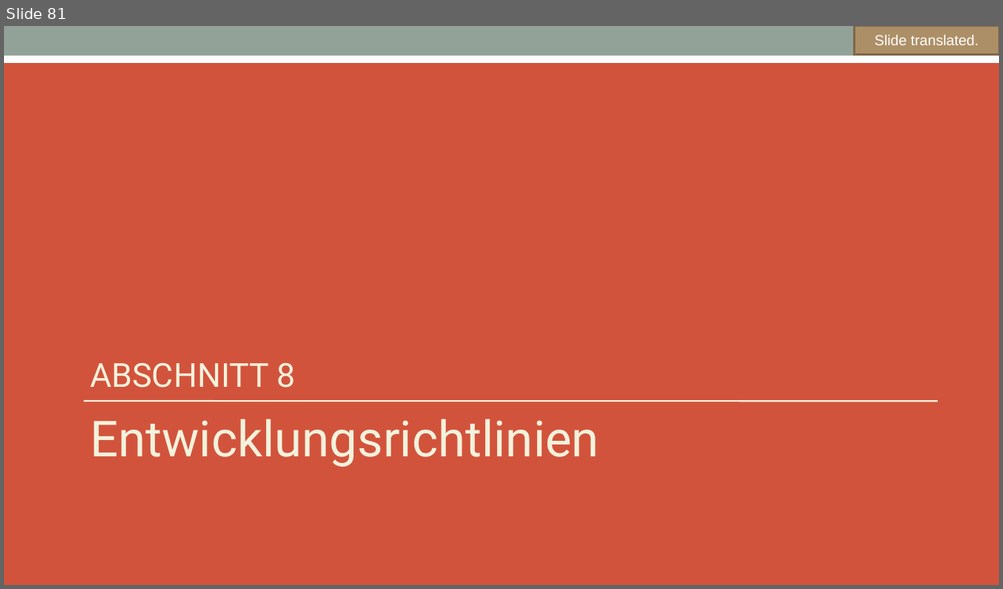
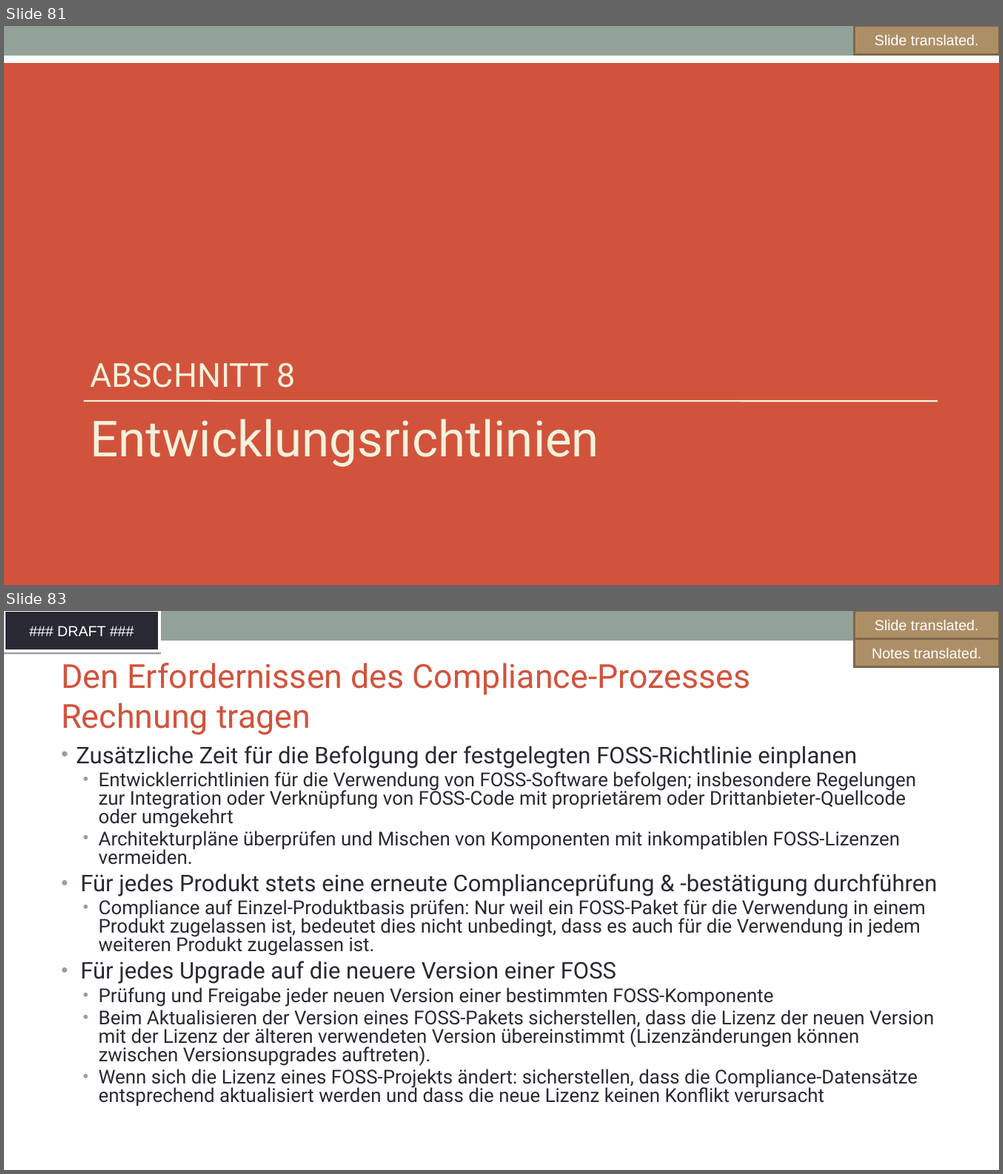
Before and after one commit to SThanheiser/curriculum, a slide deck: translation-DE/slides/DFT_openchain-curriculum-for-1-1_GER.odp. Shown one above the other, each under a label of ours: slide 81 before the commit, slides 81 and 83 after it; the slides between them are not shown. The pictures are 1003x589 and 1003x1174 pixels, drawn with LibreOffice and Linux fonts; fonts in the diff are those of the drawing; background and template pictures are left out. Boxes give left, top, right and bottom in pixels: in the first picture for what was removed or moved away, otherwise in the second. Text is boxed around its words. In the diff, an @@ line names an element or a change of style, - is before the commit and + after.

```diff
--- a/translation-DE/slides/DFT_openchain-curriculum-for-1-1_GER.odp
+++ b/translation-DE/slides/DFT_openchain-curriculum-for-1-1_GER.odp
@@ slide 83 added at (4, 611, 999, 1170), background #FFFFFF; not listed: 1 template element that a slide beside it also shows @@
@@ freeform shape added at (4, 611, 159, 651), fill #292934, outline #FFFFFF 3 pt, 14 pt, text #FFFFFF @@
+### DRAFT ###
@@ freeform shape added at (854, 611, 999, 639), fill #AD8F67, outline #7E684A 2.01 pt, 14 pt, text #FFFFFF @@
+GFX translated.
@@ freeform shape added at (854, 611, 999, 639), fill #AD8F67, outline #7E684A 2.01 pt, 14 pt, text #FFFFFF @@
+Slide translated.
@@ freeform shape added at (854, 638, 999, 667), fill #AD8F67, outline #7E684A 2.01 pt, 14 pt, text #FFFFFF @@
+Notes translated.
@@ title added at (61, 663, 751, 735), 32 pt, text #D2533C @@
+Den Erfordernissen des Compliance-Prozesses
+Rechnung tragen
@@ text added at (76, 746, 936, 1107), 18.5 pt, text #292934 @@
+• Zusätzliche Zeit für die Befolgung der festgelegten FOSS-Richtlinie einplanen
+  • Entwicklerrichtlinien für die Verwendung von FOSS-Software befolgen; insbesondere Regelungen zur Integration oder Verknüpfung von FOSS-Code mit proprietärem oder Drittanbieter-Quellcode oder umgekehrt
+  • Architekturpläne überprüfen und Mischen von Komponenten mit inkompatiblen FOSS-Lizenzen vermeiden.
+• Für jedes Produkt stets eine erneute Complianceprüfung & -bestätigung durchführen
+  • Compliance auf Einzel-Produktbasis prüfen: Nur weil ein FOSS-Paket für die Verwendung in einem Produkt zugelassen ist, bedeutet dies nicht unbedingt, dass es auch für die Verwendung in jedem weiteren Produkt zugelassen ist.
+• Für jedes Upgrade auf die neuere Version einer FOSS
+  • Prüfung und Freigabe jeder neuen Version einer bestimmten FOSS-Komponente
+  • Beim Aktualisieren der Version eines FOSS-Pakets sicherstellen, dass die Lizenz der neuen Version mit der Lizenz der älteren verwendeten Version übereinstimmt (Lizenzänderungen können zwischen Versionsupgrades auftreten).
+  • Wenn sich die Lizenz eines FOSS-Projekts ändert: sicherstellen, dass die Compliance-Datensätze entsprechend aktualisiert werden und dass die neue Lizenz keinen Konflikt verursacht
```
Also in this commit, not shown: 16 slides changed, 5 other slides added, 6 slides removed, 1 other file.
